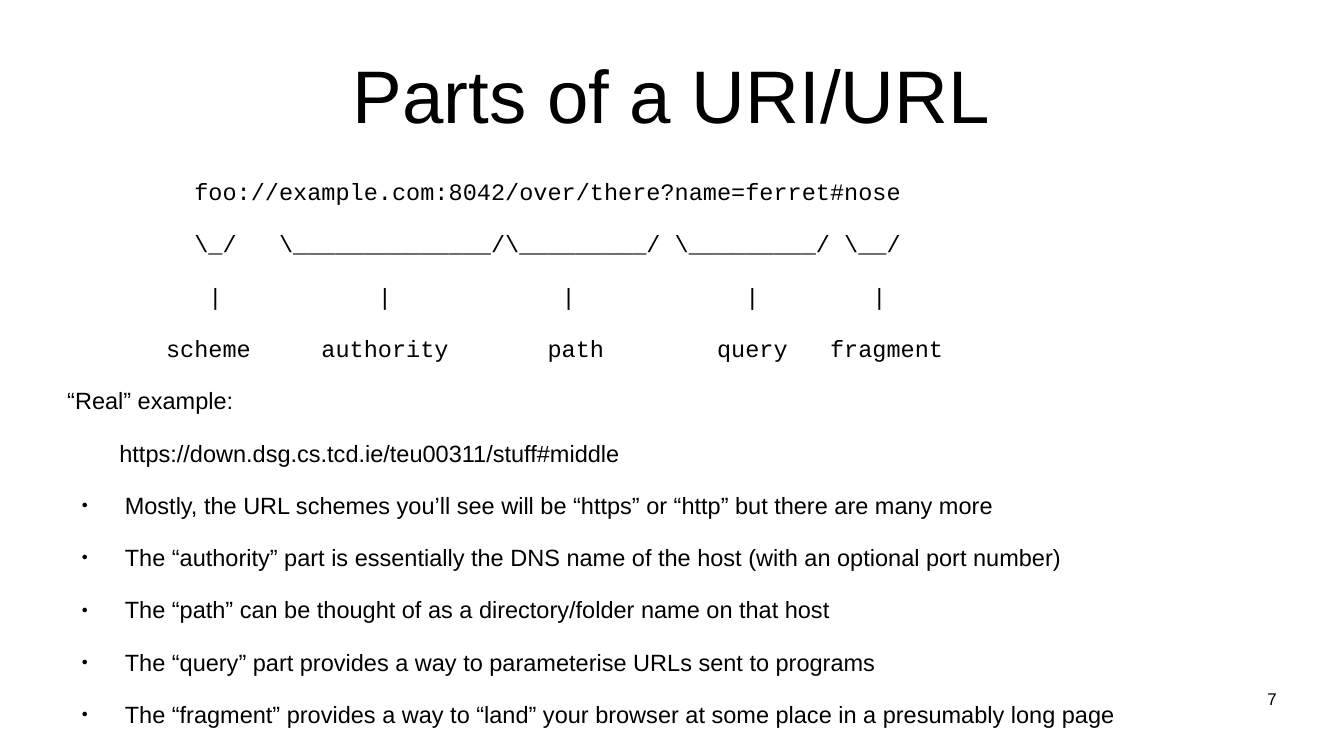
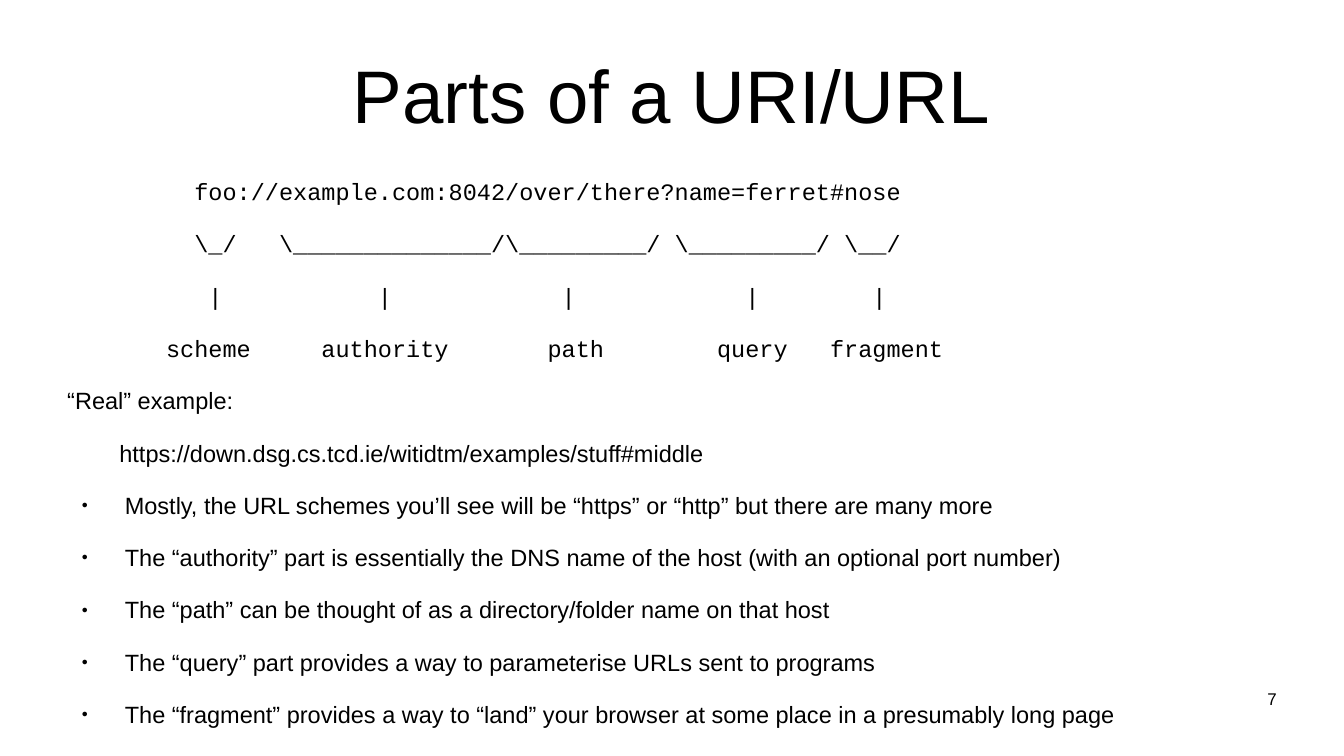
Before and after one commit to sftcd/witidtm, a slide deck: slide 7 of lectures/200-web.odp. Drawn at 1344x756 pixels with LibreOffice and Linux fonts; fonts in the diff are those of the drawing. Boxes give left, top, right and bottom in pixels: in the first picture for what was removed or moved away, otherwise in the second. Text is boxed around its words. In the diff, an @@ line names an element or a change of style, - is before the commit and + after.

```diff
--- a/lectures/200-web.odp
+++ b/lectures/200-web.odp
@@ text at (119,445,703,467): text changed @@
-https://down.dsg.cs.tcd.ie/teu00311/stuff#middle
+https://down.dsg.cs.tcd.ie/witidtm/examples/stuff#middle
```
Also in this commit, not shown: 5 other slides changed, 3 slides added, 5 other files.
